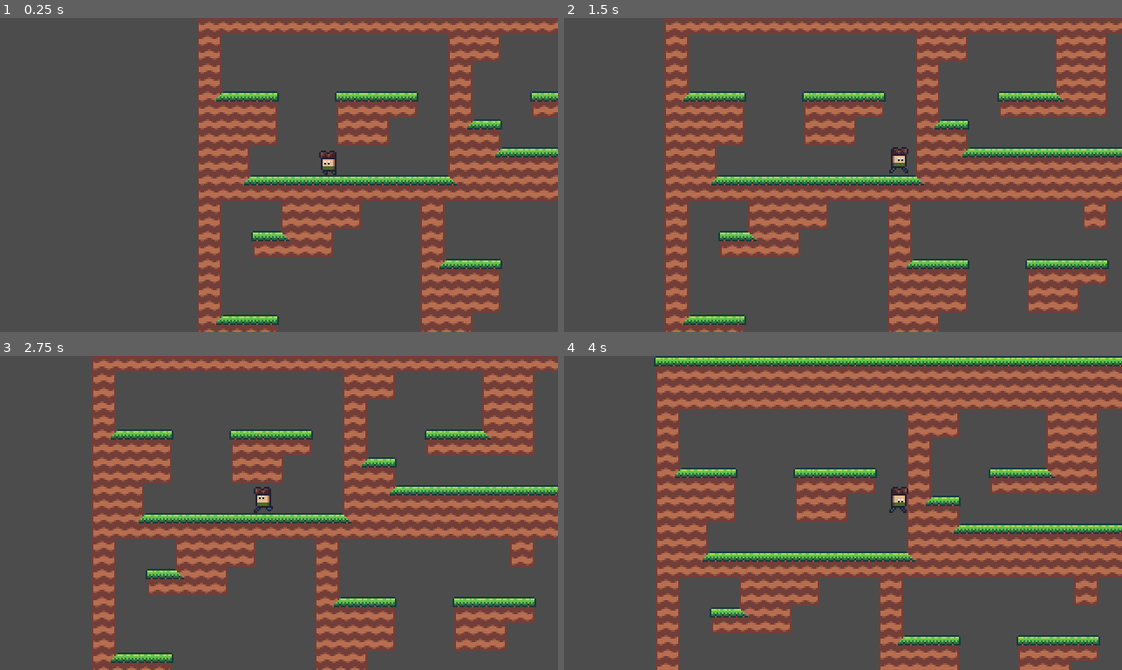
Above: before the commit, frames 1-4 (two rows, left to right).
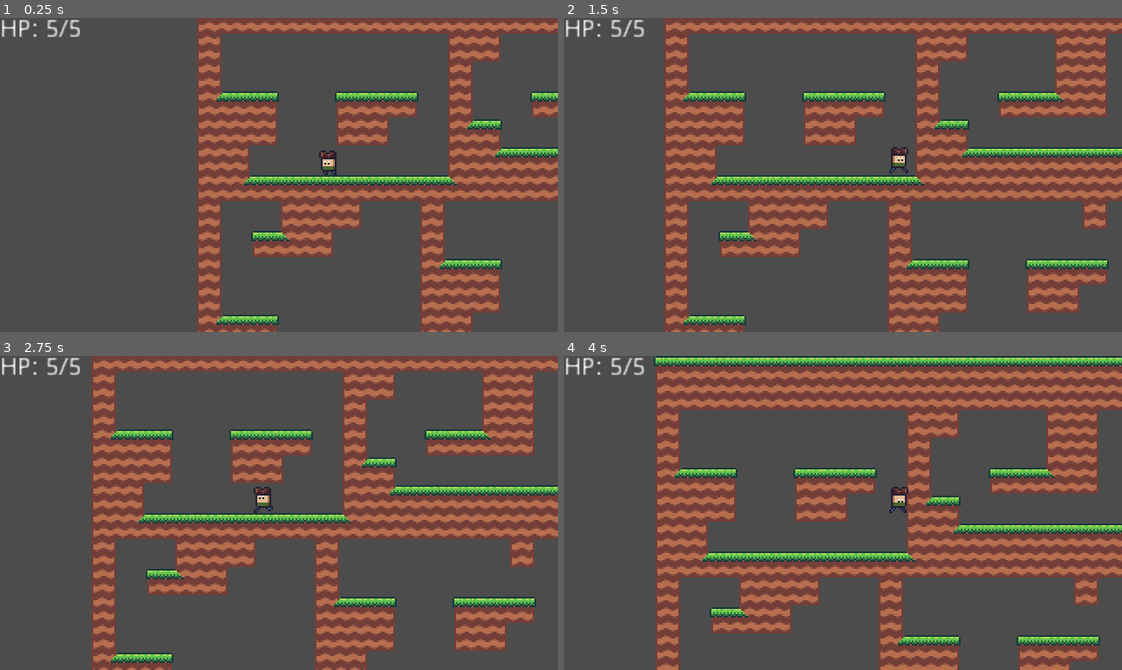
Above: after the commit, the same moments.

Repository: jasonrobwebster/Cave
Game: Godot game, scene res://scenes/Level1-1.tscn
Two runs of this game, one before a commit and one after it. Both use one fixed random seed, a clock stepped at 60 frames per second and the inputs below. This scene is started directly instead of the project's main scene.
Inputs:
- Up to frame 1 (0.25 s): no input
- Up to frame 2 (1.5 s): tap Enter at 0.5 s; hold Right (ui_right) from 0.53 s (still down); tap Space (jump) at 0.77 s
- Up to frame 3 (2.75 s): tap Space (jump) at 1.52 s; release Right (ui_right) at 2.03 s; hold Left (ui_left) from 2.03 s (still down)
- Up to frame 4 (4 s): release Left (ui_left) at 2.78 s; hold Right (ui_right) from 2.78 s (still down); tap Space (jump) at 3.02, 3.77 s

The runs differ from the first frame. In frame 1, 0.3% of the frame differs, in the area x 0-15%, y 0-7%; in frame 2, 0.3%; in frame 3, 0.3%; in frame 4, 0.3%.

Commit message:
Update Level1-1.tscn

Diff:
--- a/scenes/Level1-1.tscn
+++ b/scenes/Level1-1.tscn
@@ -1,9 +1,10 @@
-[gd_scene load_steps=5 format=2]
+[gd_scene load_steps=6 format=2]
 
 [ext_resource path="res://modular/RandomWalker.gd" type="Script" id=1]
 [ext_resource path="res://modular/Level1Rooms.tscn" type="PackedScene" id=2]
 [ext_resource path="res://tiles/grasstiles/GrassTileMap.tscn" type="PackedScene" id=3]
 [ext_resource path="res://camera/Camera2D.tscn" type="PackedScene" id=4]
+[ext_resource path="res://ui/UI.tscn" type="PackedScene" id=5]
 
 [node name="Level1-1" type="Node2D"]
 
@@ -12,11 +13,14 @@
 level_path = NodePath("GrassTileMap")
 objects_path = NodePath("Objects")
 ModularScene = ExtResource( 2 )
+bbox = Vector2( 4, 3 )
 
 [node name="GrassTileMap" parent="RandomRoomWalker" instance=ExtResource( 3 )]
 
 [node name="Objects" type="Node2D" parent="RandomRoomWalker"]
 
 [node name="Camera2D" parent="." instance=ExtResource( 4 )]
+
+[node name="UI" parent="." instance=ExtResource( 5 )]
 [connection signal="level_finished" from="RandomRoomWalker" to="Camera2D" method="follow_player"]
 [connection signal="player_placed" from="RandomRoomWalker" to="Camera2D" method="set_player"]
